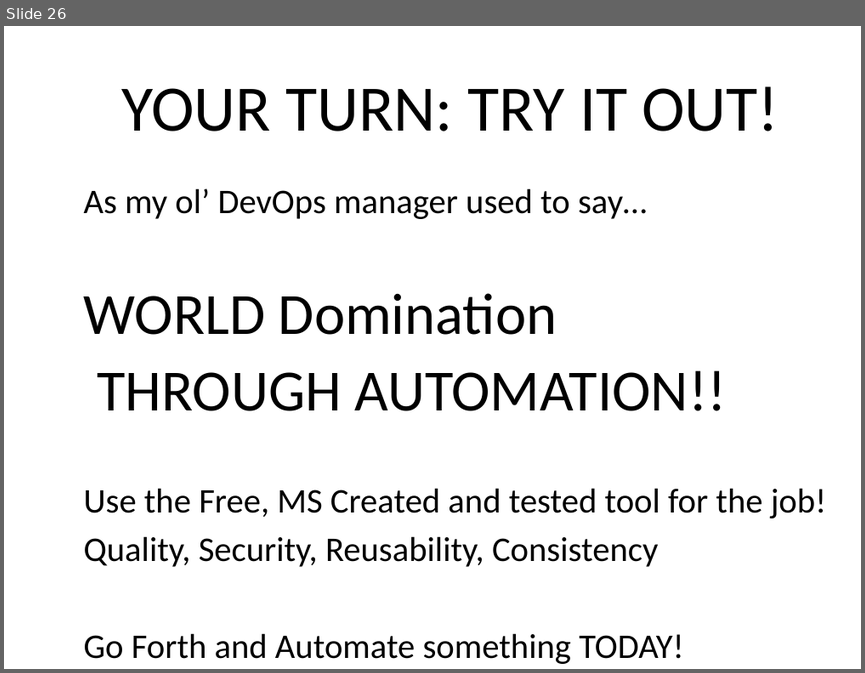
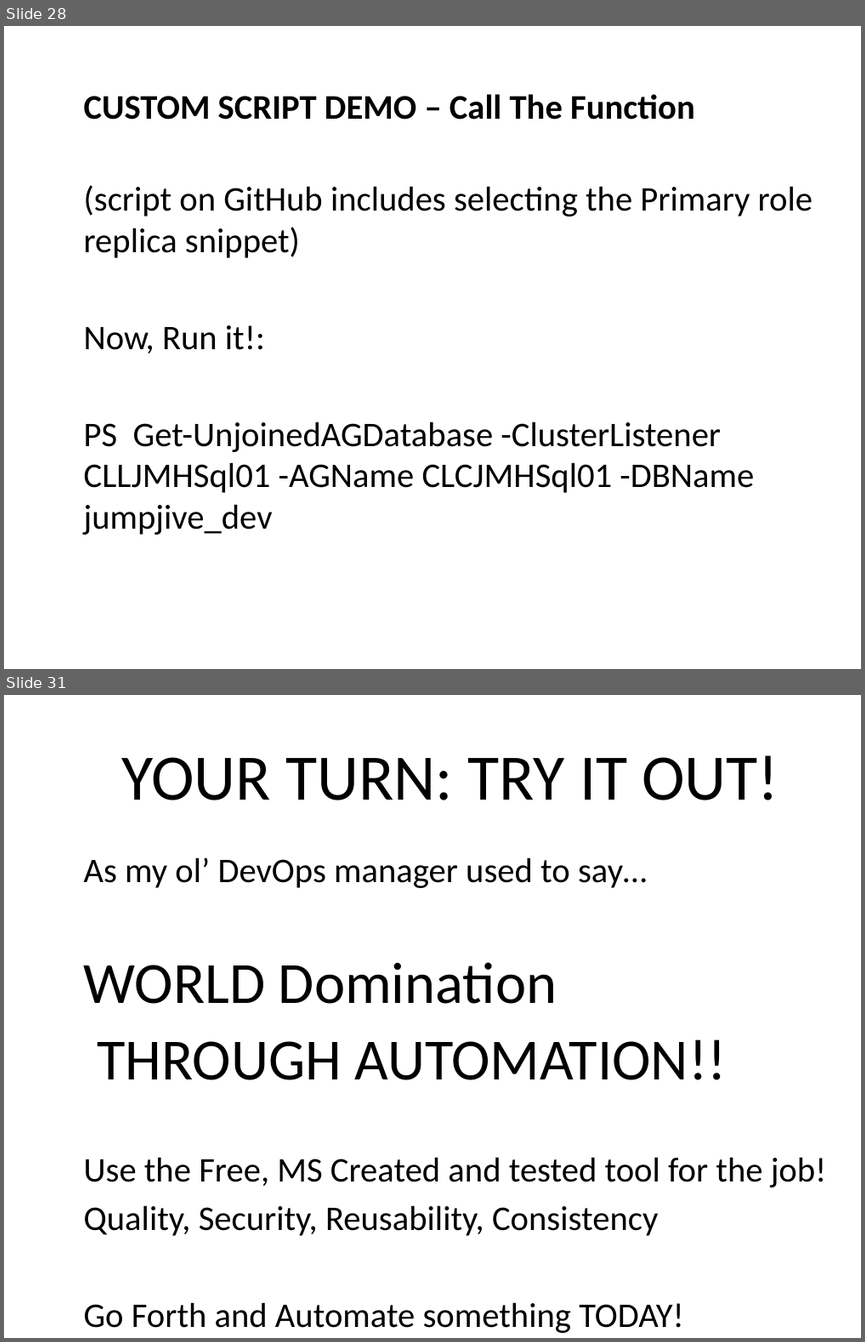
Before and after one commit to GoddessOfTheDatabase/SSPowershell, a slide deck: Presentation2-wTemplate.odp. Shown one above the other, each under a label of ours: slide 26 before the commit, slides 28 and 31 after it; the slides between them are not shown. The pictures are 865x673 and 865x1342 pixels, drawn with LibreOffice and Linux fonts; fonts in the diff are those of the drawing; background and template pictures are left out. Boxes give left, top, right and bottom in pixels: in the first picture for what was removed or moved away, otherwise in the second. Text is boxed around its words. In the diff, an @@ line names an element or a change of style, - is before the commit and + after.

```diff
--- a/Presentation2-wTemplate.odp
+++ b/Presentation2-wTemplate.odp
@@ slide 28 added at [4,26,861,669], background picture (left out) @@
@@ title added at [84,94,695,120], 32 pt, text #000000, bold @@
+CUSTOM SCRIPT DEMO – Call The Function
@@ text added at [84,185,812,534], 32 pt, text #000000 @@
+(script on GitHub includes selecting the Primary role replica snippet)
+Now, Run it!:
+PS Get-UnjoinedAGDatabase -ClusterListener CLLJMHSql01 -AGName CLCJMHSql01 -DBName jumpjive_dev
@@ what was slide 26 is now slide 31 @@
```
Also in this commit, not shown: 2 slides changed, 4 other slides added.
